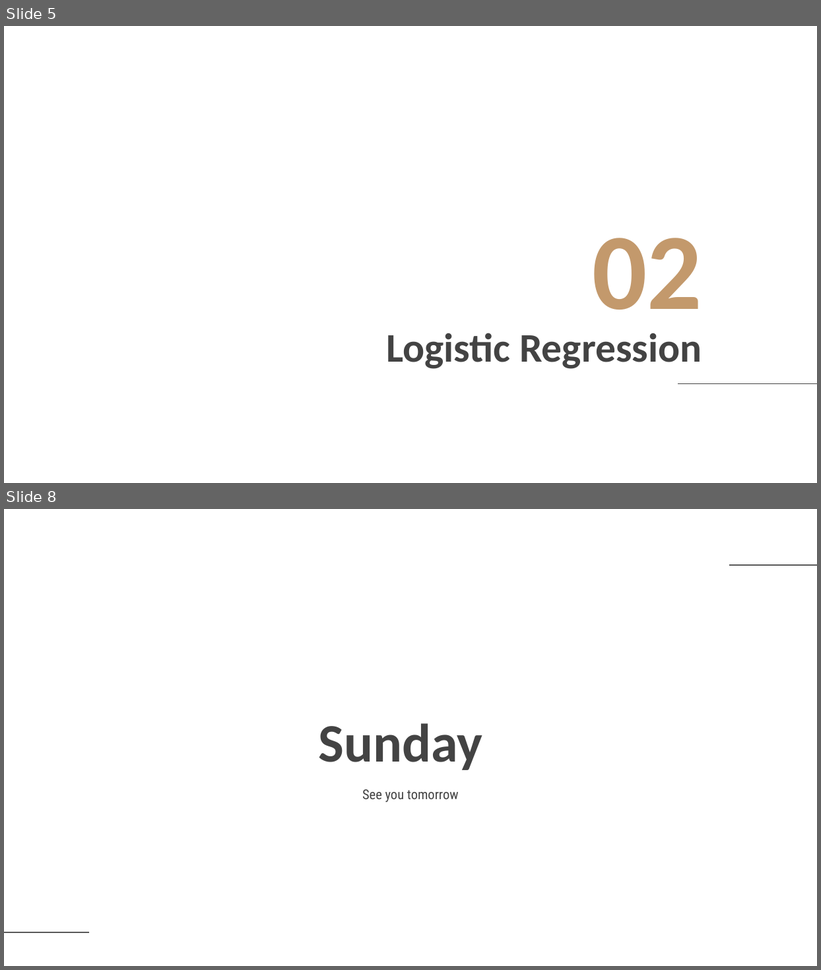
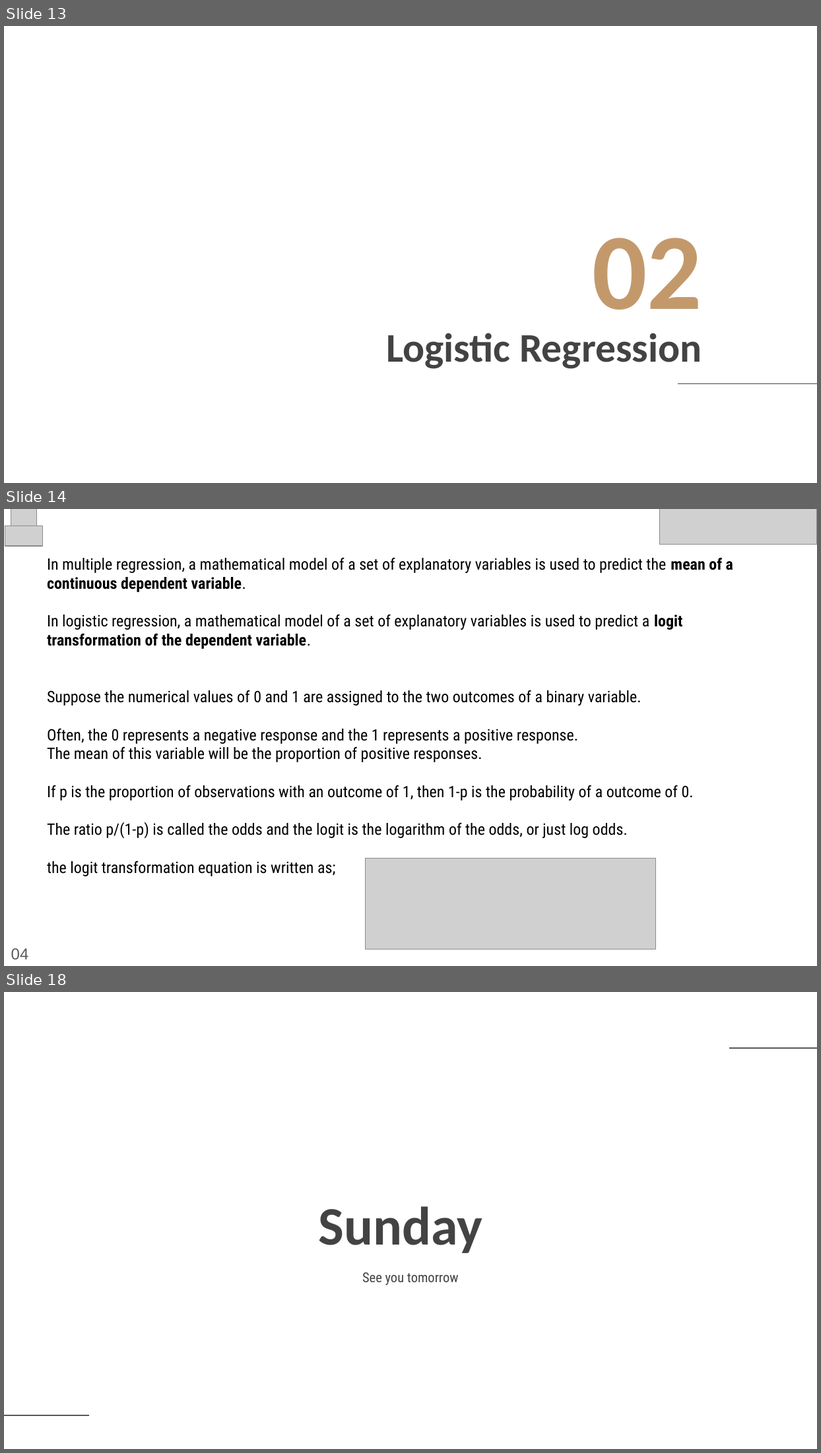
Before and after one commit to glosaCarbon/kodluyoruz_carbon_veri_bilimi_bootcamp, a slide deck: week3/Kodluyoruz_Carbon_Bootcamp_Week03.pptx. Shown one above the other, each under a label of ours: slides 5 and 8 before the commit, slides 13, 14 and 18 after it; the slides between them are not shown. The pictures are 821x970 and 821x1453 pixels, drawn with LibreOffice and Linux fonts; fonts in the diff are those of the drawing; grey boxes stand for pictures; background and template pictures are left out. Boxes give left, top, right and bottom in pixels: in the first picture for what was removed or moved away, otherwise in the second. Text is boxed around its words. In the diff, an @@ line names an element or a change of style, - is before the commit and + after.

```diff
--- a/week3/Kodluyoruz_Carbon_Bootcamp_Week03.pptx
+++ b/week3/Kodluyoruz_Carbon_Bootcamp_Week03.pptx
@@ slide 14 added at <box>4,509,817,966</box>, background picture (left out) @@
@@ picture added at <box>5,526,42,547</box> @@
@@ picture added at <box>11,509,38,534</box> @@
@@ picture added at <box>660,509,817,545</box> @@
@@ text added at <box>47,557,733,877</box>, 14 pt, text #000000 @@
+In multiple regression, a mathematical model of a set of explanatory variables is used to predict the mean of a continuous dependent variable.
+In logistic regression, a mathematical model of a set of explanatory variables is used to predict a logit transformation of the dependent variable.
+Suppose the numerical values of 0 and 1 are assigned to the two outcomes of a binary variable.
+Often, the 0 represents a negative response and the 1 represents a positive response.
+The mean of this variable will be the proportion of positive responses.
+If p is the proportion of observations with an outcome of 1, then 1-p is the probability of a outcome of 0.
+The ratio p/(1-p) is called the odds and the logit is the logarithm of the odds, or just log odds.
+the logit transformation equation is written as;
@@ picture added at <box>365,859,655,950</box> @@
@@ text added at <box>11,949,29,960</box>, 14 pt, text #595959 @@
+04
@@ what was slide 5 is now slide 13 @@
@@ what was slide 8 is now slide 18 @@
```
Also in this commit, not shown: 1 slide changed, 11 other slides added, 2 slides removed.
